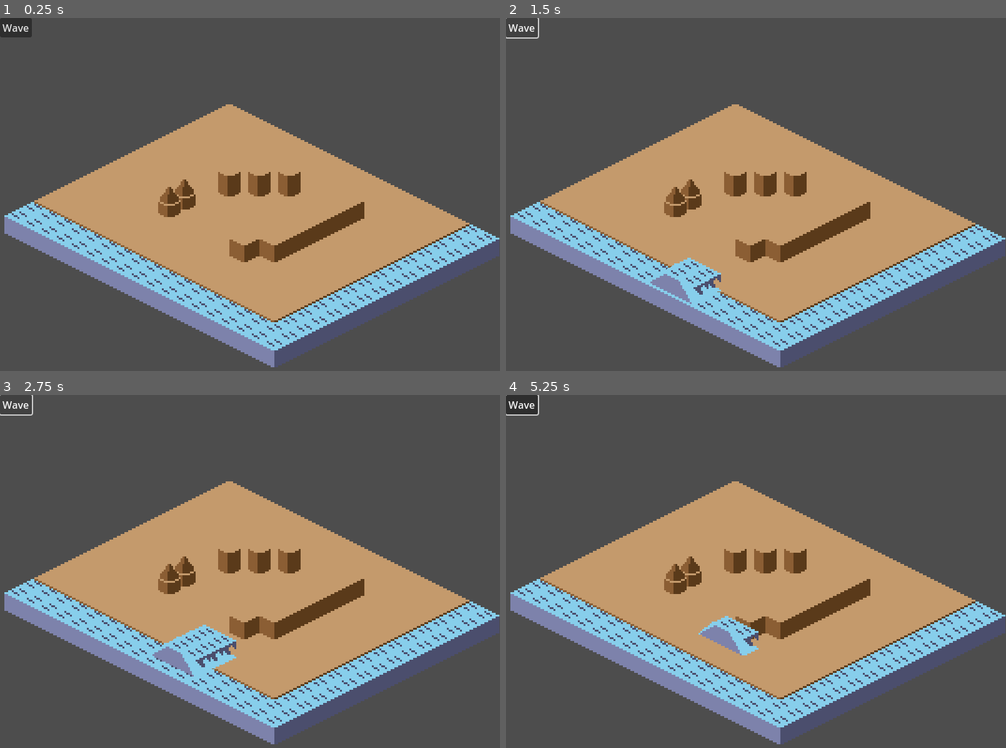
Above: before the commit, frames 1-4 (two rows, left to right).
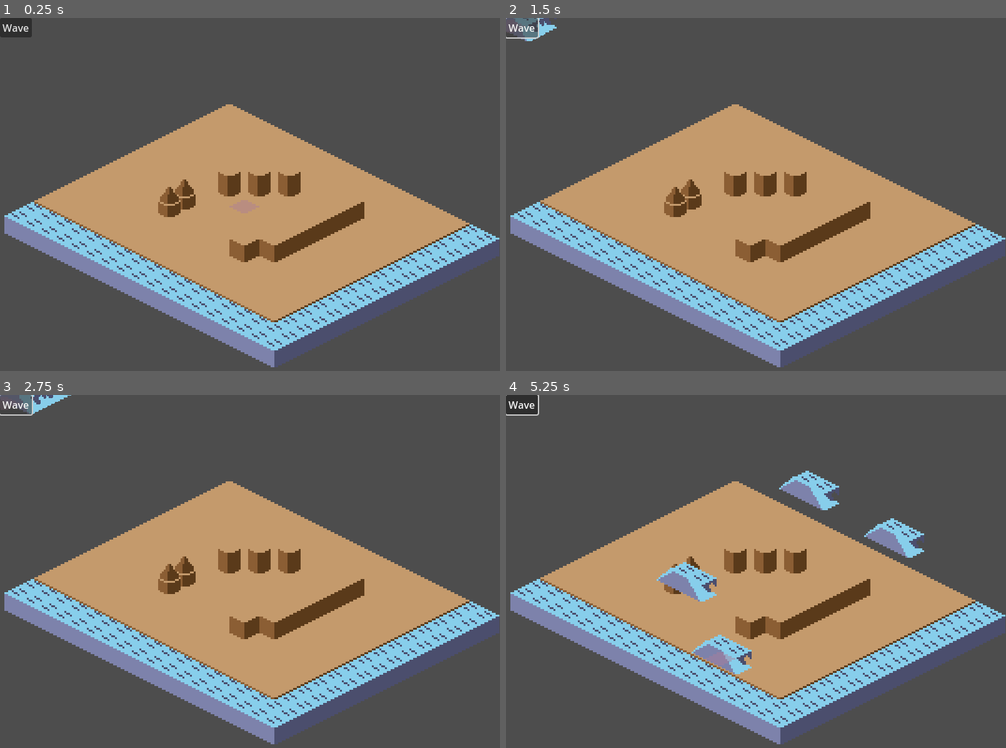
Above: after the commit, the same moments.

Repository: macmist/game-off-2025-waves
Game: Godot game, scene res://scene.tscn
Same seed, same stepped clock (60 frames per second), same inputs: the game is played once before the commit and once after it.
Inputs (mouse positions are in pixels of both pictures, inside the frame that each line leads up to):
- Up to frame 1 (0.25 s): no input
- Up to frame 2 (1.5 s): click "Wave" at 0.5 s; click "Wave" at 1.25 s
- Up to frame 3 (2.75 s): click "Wave" at 2 s
- Up to frame 4 (5.25 s): move the mouse to (866, 564) at 2.77 s; click (866, 564) at 2.92 s; move the mouse to (656, 603) at 3.52 s; click (656, 603) at 3.67 s; move the mouse to (806, 500) at 4.27 s; click (806, 500) at 4.42 s; move the mouse to (731, 656) at 5.02 s; click (731, 656) at 5.17 s

The runs differ from the first frame. In frame 2, 1.2% of the frame differs, in the area x 0-43%, y 0-82%; in frame 3, 1.7%; in frame 4, 3.6%, in the area x 30-84%, y 21-80%.

Commit message:
feat: click to spawn a wave on cursor

Diff:
--- a/components/Wave.tscn
+++ b/components/Wave.tscn
@@ -1,18 +1,8 @@
-[gd_scene load_steps=7 format=3 uid="uid://tcrhjqei4amp"]
+[gd_scene load_steps=2 format=3 uid="uid://tcrhjqei4amp"]
 
 [ext_resource type="Script" path="res://wave.gd" id="1_ukes2"]
-[ext_resource type="PackedScene" uid="uid://bxt71xxq58knm" path="res://components/wave_start_NE.tscn" id="2_meefw"]
-[ext_resource type="PackedScene" uid="uid://btpj7h6gt6p6s" path="res://components/wave_start_NW.tscn" id="3_hul0j"]
-[ext_resource type="PackedScene" uid="uid://6umr3i1j8v47" path="res://components/wave_middle.tscn" id="3_pkl6x"]
-[ext_resource type="PackedScene" uid="uid://8b18hw05m6a2" path="res://components/wave_end_NE.tscn" id="4_m3vh7"]
-[ext_resource type="PackedScene" uid="uid://bgon28ymxx446" path="res://components/wave_end_NW.tscn" id="5_rqwa8"]
 
 [node name="Wave" type="Node2D"]
 z_index = 1
 position = Vector2(267, 224)
 script = ExtResource("1_ukes2")
-wave_start_north_east = ExtResource("2_meefw")
-wave_start_north_west = ExtResource("3_hul0j")
-wave_middle = ExtResource("3_pkl6x")
-wave_end_north_east = ExtResource("4_m3vh7")
-wave_end_north_west = ExtResource("5_rqwa8")
--- a/components/wave_generator.gd
+++ b/components/wave_generator.gd
@@ -15,8 +15,11 @@
 @export var collision_width: float = 16.0 # tweakable collision thickness
 @export var base_wave: PackedScene
 
+
+var start_position: Vector2
+
 func build_wave():
-	var wave = base_wave.instantiate()
+	var wave: Wave = base_wave.instantiate()
 
 	var total_tiles = wave_size + 2
 	# instantiate enough middle tile
@@ -48,6 +51,9 @@
 	wave.add_child(end_tile)
 	points.append(end_tile.position)
 	_create_collision_polygon(points, dir_x, wave)
+	if start_position:
+		wave.start_point = start_position
+		print("start at", start_position)
 	get_tree().root.add_child(wave)
 
 func _create_collision_polygon(points: Array[Vector2], dir_x: float, root: Node2D) -> void:
@@ -78,3 +84,8 @@
 func _on_button_pressed() -> void:
 	build_wave()
 	pass # Replace with function body.
+
+
+func _on_marker_tile_clicked(position: Vector2) -> void:
+	start_position = position
+	build_wave()
--- /dev/null
+++ b/marker.gd
@@ -0,0 +1,20 @@
+extends Sprite2D
+
+@export var tile_size: Vector2 = Vector2(16, 8)
+
+signal tile_clicked(position: Vector2)
+
+func _physics_process(delta: float) -> void:
+	global_position = snap_to_grid(get_global_mouse_position())
+
+func _input(event: InputEvent) -> void:
+	if event is InputEventMouseButton and event.is_pressed() and event.button_index == MOUSE_BUTTON_LEFT:
+		tile_clicked.emit(global_position + Vector2(0, -4))
+
+func snap_to_grid(pos: Vector2) -> Vector2:
+	var half_tile = tile_size * 0.5
+
+	var x: float = round((pos.x / half_tile.x + pos.y / half_tile.y) * .5)
+	var y: float = round((pos.y / half_tile.y - pos.x / half_tile.x) * .5)
+
+	return Vector2(x - y, x + y) * half_tile
--- a/scene.tscn
+++ b/scene.tscn
@@ -1,7 +1,9 @@
-[gd_scene load_steps=3 format=4 uid="uid://dlsuu5052jpmk"]
+[gd_scene load_steps=5 format=4 uid="uid://dlsuu5052jpmk"]
 
 [ext_resource type="PackedScene" uid="uid://fdcq877rg21j" path="res://components/wave_generator.tscn" id="1_kjp7g"]
+[ext_resource type="Texture2D" uid="uid://suk08b7n40vh" path="res://isometrictiles.png" id="1_r5ucq"]
 [ext_resource type="TileSet" uid="uid://c0mifsjfe3xm0" path="res://tileset.tres" id="1_yo7j3"]
+[ext_resource type="Script" path="res://marker.gd" id="4_xi07p"]
 
 [node name="root" type="Node2D"]
 
@@ -32,7 +34,7 @@
 tile_map_data = PackedByteArray("AAAdAG4AAAADAAAAAAAeAG4AAAADAAAAAAAfAG4AAAADAAAAAAA=")
 tile_set = ExtResource("1_yo7j3")
 
-[node name="TileMapLayer5" type="TileMapLayer" parent="."]
+[node name="Cursor Highlight Zone" type="TileMapLayer" parent="."]
 y_sort_enabled = true
 texture_filter = 1
 position = Vector2(1, 0)
@@ -42,6 +44,15 @@
 position = Vector2(483, 463)
 zoom = Vector2(3, 3)
 
+[node name="Marker" type="Sprite2D" parent="."]
+z_index = 2
+texture_filter = 1
+texture = ExtResource("1_r5ucq")
+hframes = 4
+vframes = 3
+frame = 11
+script = ExtResource("4_xi07p")
+
 [node name="CanvasLayer" type="CanvasLayer" parent="."]
 
 [node name="Button" type="Button" parent="CanvasLayer"]
@@ -49,4 +60,5 @@
 offset_bottom = 8.0
 text = "Wave"
 
+[connection signal="tile_clicked" from="Marker" to="WaveGenerator" method="_on_marker_tile_clicked"]
 [connection signal="pressed" from="CanvasLayer/Button" to="WaveGenerator" method="_on_button_pressed"]
--- a/tileset.tres
+++ b/tileset.tres
@@ -21,6 +21,11 @@
 2:1/0/texture_origin = Vector2i(0, -5)
 3:1/0 = 0
 3:1/0/texture_origin = Vector2i(0, -5)
+0:2/0 = 0
+1:2/0 = 0
+2:2/0 = 0
+3:2/0 = 0
+3:2/0/physics_layer_0/polygon_0/points = PackedVector2Array(0, -4, -8, 0, 0, 4, 8, 0)
 
 [resource]
 tile_shape = 1
--- a/wave.gd
+++ b/wave.gd
@@ -1,13 +1,13 @@
 extends Node2D
+
+class_name Wave
+
 enum DIRECTION {NORTH_WEST, NORTH_EAST}
 
+
+
 @export var wave_size: int = 1
-@export var wave_start_north_east: PackedScene
-@export var wave_start_north_west: PackedScene
 
-@export var wave_middle: PackedScene
-@export var wave_end_north_east: PackedScene
-@export var wave_end_north_west: PackedScene
 @export var tile_size: Vector2 = Vector2(16, 8)
 @export var direction: DIRECTION = DIRECTION.NORTH_EAST
 @export var offset: Vector2 = Vector2(0, 0)
@@ -15,13 +15,14 @@
 
 @export var speed: float = 10
 @export var distance: int = 2
+@export var start_point: Vector2 = Vector2(440, 504)
 
 
 var target: Vector2
 
 
 func _ready() -> void:
-	global_position = Vector2(440, 504)
+	global_position = start_point
 	var direction_vec = (Vector2.UP + Vector2.RIGHT)
 	target = global_position + direction_vec * tile_size * distance
 	print(global_position, target)
@@ -33,14 +34,6 @@
 		explode_and_quit()
 
 
-func snap_to_grid(pos: Vector2) -> Vector2:
-	var half_tile = tile_size * 0.5
-
-	var x: float = round((pos.x / half_tile.x + pos.y / half_tile.y) * .5)
-	var y: float = round((pos.y / half_tile.y - pos.x / half_tile.x) * .5)
-
-	return Vector2(x - y, x + y) * half_tile
-
 
 func explode_and_quit():
 	# TODO: animate wave exploding
Binary file changed: isometrictiles.png
